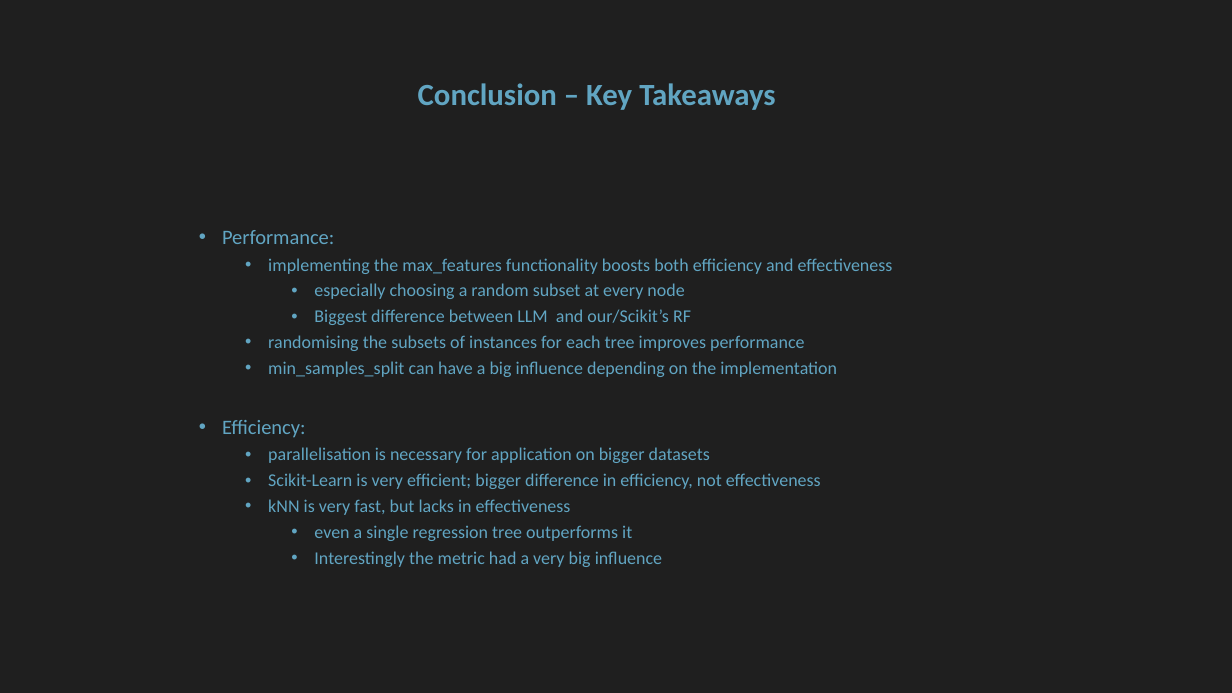
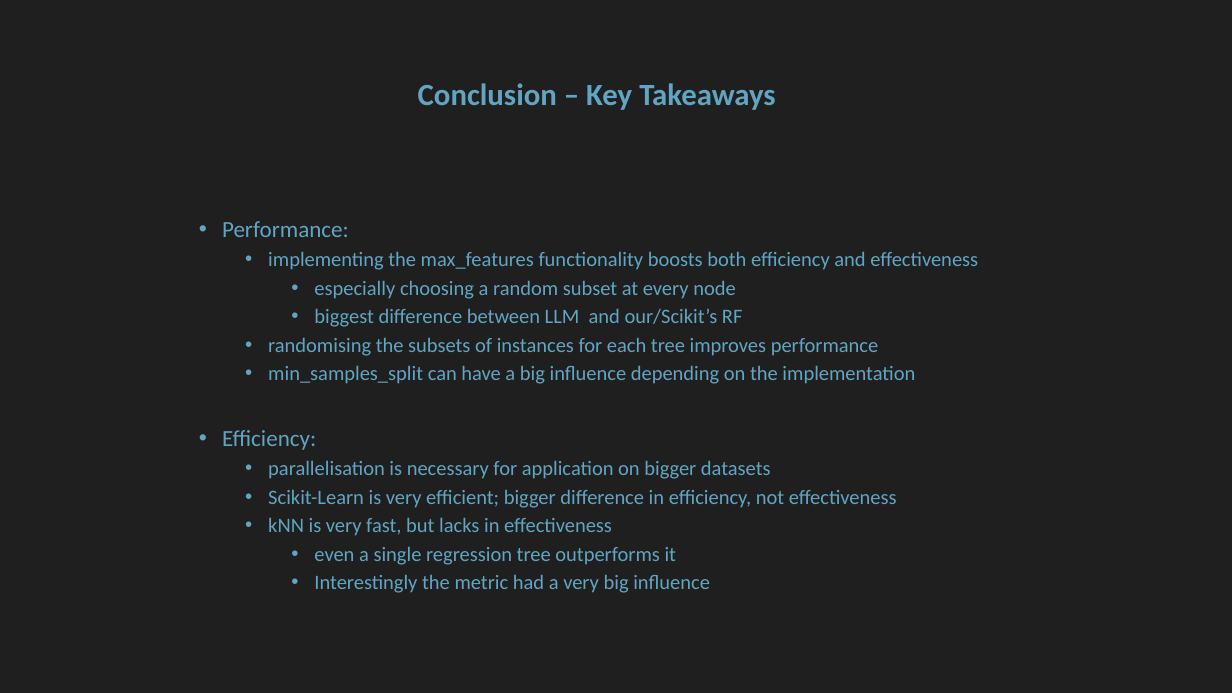
Before and after one commit to floengl/Machine-Learning, a slide deck: slide 24 of Exercise_2/Exercie2_slides.pptx. Drawn at 1232x693 pixels with LibreOffice and Linux fonts; fonts in the diff are those of the drawing. Boxes give left, top, right and bottom in pixels: in the first picture for what was removed or moved away, otherwise in the second. Text is boxed around its words. In the diff, an @@ line names an element or a change of style, - is before the commit and + after.

Commit message:
changed a B to b

```diff
--- a/Exercise_2/Exercie2_slides.pptx
+++ b/Exercise_2/Exercie2_slides.pptx
@@ text "Performance:": place and size @@
-text "Performance:" at (222,230,893,567)
+text "Performance:" at (222,221,978,593)
@@ text at (222,221,978,593): size 16 to 18 pt in "Performance:", "Efficiency:"; size 14 to 16 pt in "implementing the max_features functionality boosts both effi ...", "especially choosing a random subset at every ...", "randomising the subsets of instances for each ...", "min_samples_split can have a big influence depending ..." and 5 more places @@
@@ text at (314,309,743,327): text changed; size 14 to 16 pt @@
-    • Biggest difference between LLM and our/Scikit’s RF
+    • biggest difference between LLM and our/Scikit’s RF
```
